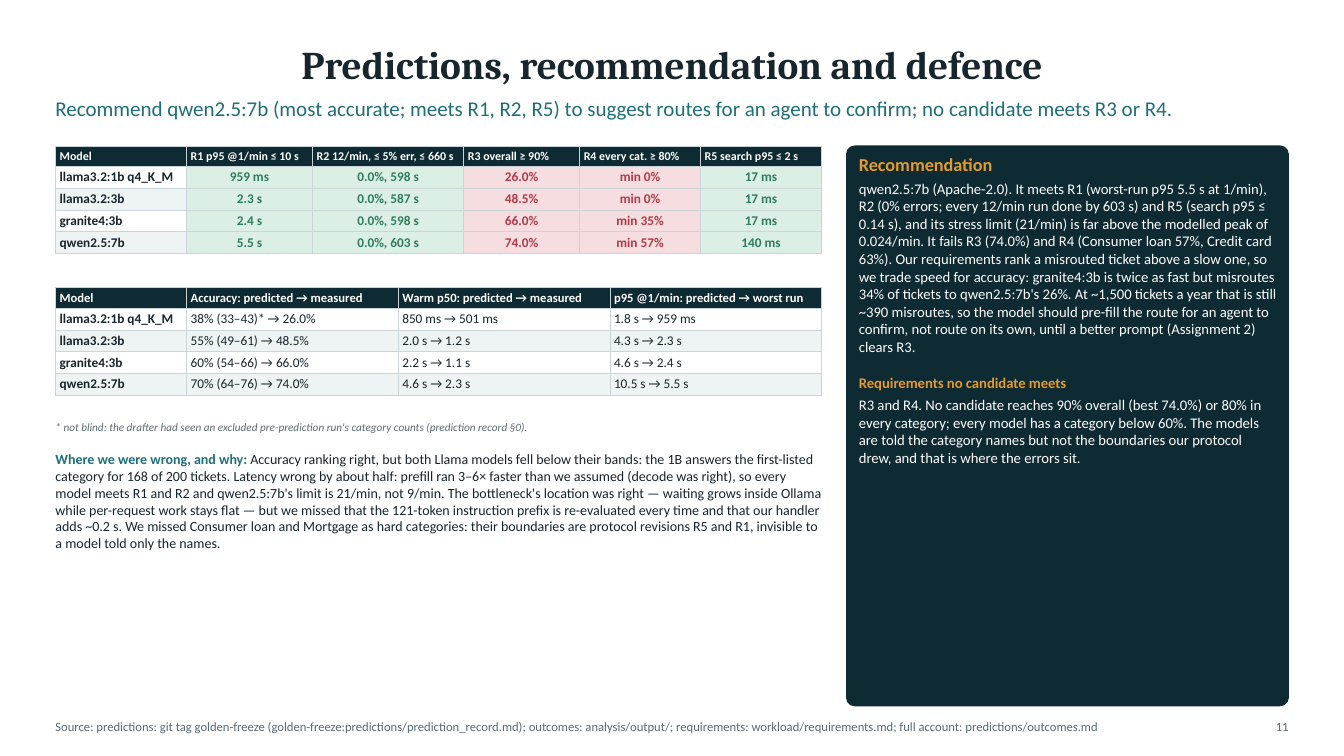
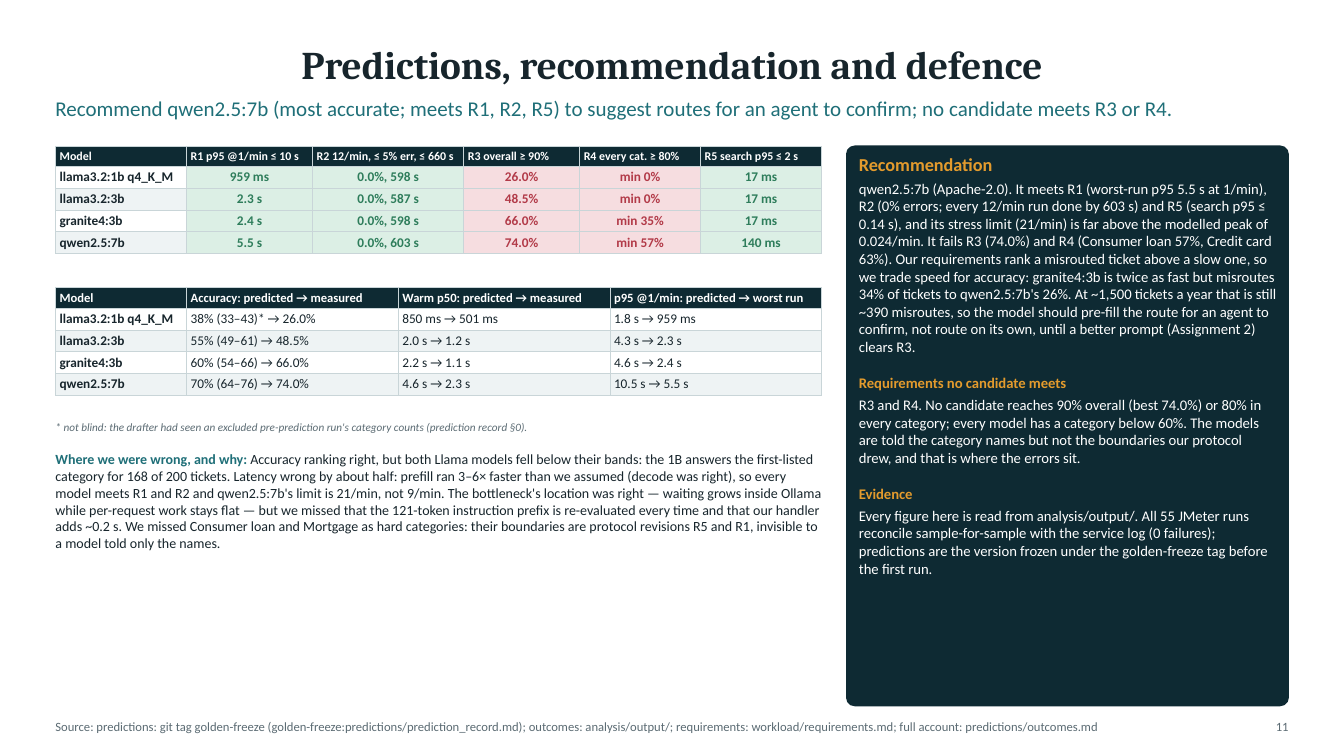
Before and after one commit to Fokku/ICT3113-PTO, a slide deck: slide 11 of slides/Group10.pptx. Drawn at 1344x756 pixels with LibreOffice and Linux fonts; fonts in the diff are those of the drawing. Boxes give left, top, right and bottom in pixels: in the first picture for what was removed or moved away, otherwise in the second. Text is boxed around its words. In the diff, an @@ line names an element or a change of style, - is before the commit and + after.

```diff
--- a/slides/Group10.pptx
+++ b/slides/Group10.pptx
@@ text at (x1=859, y1=488, x2=1268, y2=574): paragraphs added @@
+Evidence
+Every figure here is read from analysis/output/. All 55 JMeter runs reconcile sample-for-sample with the service log (0 failures); predictions are the version frozen under the golden-freeze tag before the first run.
```
Also in this commit, not shown: 3 other slides changed, 2 other files.
